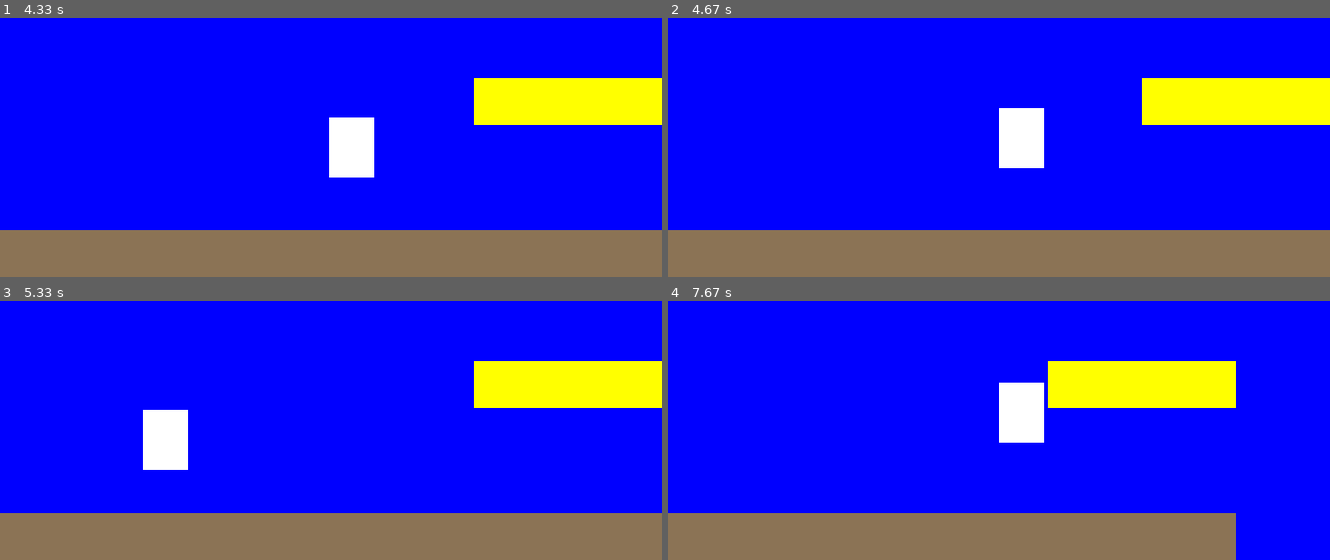
Above: before the commit, frames 1-4 (two rows, left to right).
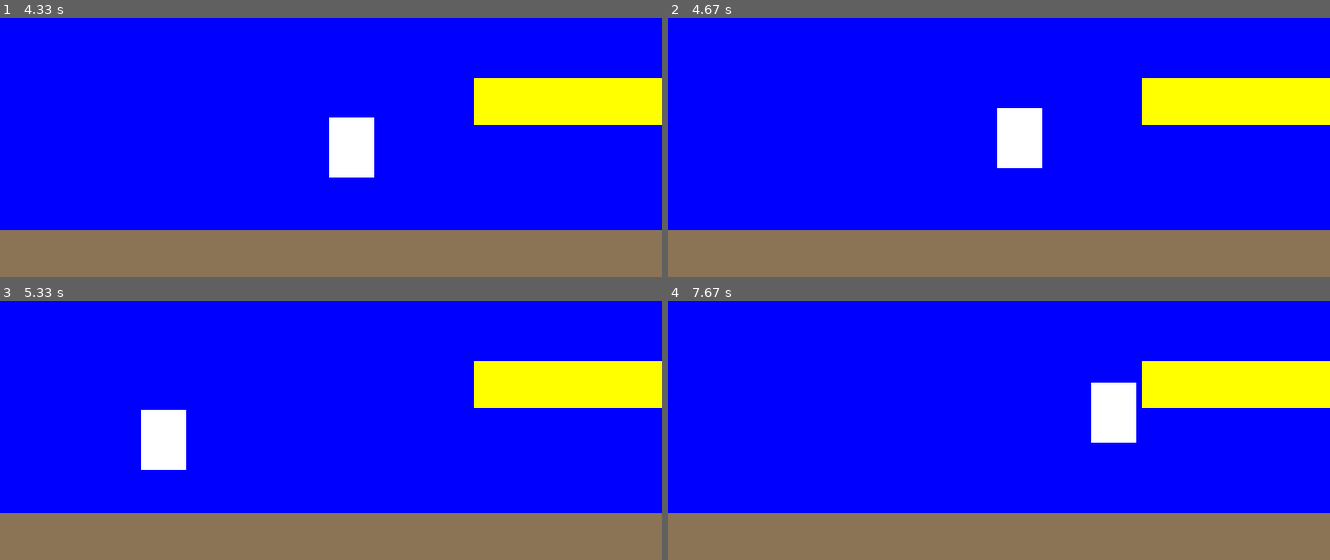
Above: after the commit, the same moments.

Repository: saegl5/myprojects
Game: pygame game, started from mario.py
Same seed, same stepped clock (60 frames per second), same inputs: the game is played once before the commit and once after it.
Inputs (mouse positions are in pixels of both pictures, inside the frame that each line leads up to):
- Up to frame 1 (4.33 s): hold Right 0.33-0.8 s; move the mouse to (304, 59) at 0.37 s; hold Right 0.83-1.3 s; move the mouse to (542, 23) at 0.87 s; tap Space at 0.9, 1.2, 1.4, 1.7, 2.4, 2.7, 3.07, 3.37, 3.57, 3.87, 4.07 s; hold Left 1.33-1.87 s; move the mouse to (337, 69) at 1.37 s; hold Right 2.33-2.97 s; move the mouse to (397, 144) at 2.37 s; hold Left 3-3.47 s; move the mouse to (125, 150) at 3.03 s; hold Right 3.5-3.97 s; move the mouse to (outside the picture) at 3.53 s; hold Right from 4 s (still down); move the mouse to (575, 204) at 4.03 s
- Up to frame 2 (4.67 s): tap Space at 4.37, 4.57 s; release Right at 4.47 s; hold Left from 4.5 s (still down); move the mouse to (1078, 77) at 4.53 s
- Up to frame 3 (5.33 s): tap Space at 4.87, 5.13 s; release Left at 5.03 s; hold Left from 5.07 s (still down); move the mouse to (outside the picture) at 5.1 s
- Up to frame 4 (7.67 s): tap Space at 5.43, 5.57, 5.87, 6.23, 6.53, 6.73, 7.03, 7.23, 7.53 s; release Left at 5.47 s; hold Right 5.5-6.13 s; move the mouse to (outside the picture) at 5.53 s; hold Left 6.17-6.63 s; move the mouse to (760, 306) at 6.2 s; hold Right 6.67-7.13 s; move the mouse to (965, 443) at 6.7 s; hold Right 7.17-7.63 s; move the mouse to (999, 378) at 7.2 s

Frame 1 is identical in both runs. In frame 2, 0.1% of the frame differs, in the area x 49-57%, y 34-58%; in frame 3, 0.1%; in frame 4, 10%, in the area x 50-100%, y 23-100%.

Commit message:
preparing warm-up

Diff:
--- a/mario.py
+++ b/mario.py
@@ -24,7 +24,7 @@
 first = True # hopping
 halt = True # walking
 on = True # ground or platform
-l = canvas.SIZE[0]/2 # where world starts moving
+l = canvas.SIZE[0] # where world starts moving
 # Other constants and variables
 
 ground = Rectangle(canvas.SIZE[0], GH)
